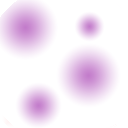
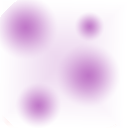
Layers edited between the first and the second 128 x 128 image:
added layer "Layer 3 copy" (32%) above "Layer 2" over 2, 4, 121, 123
